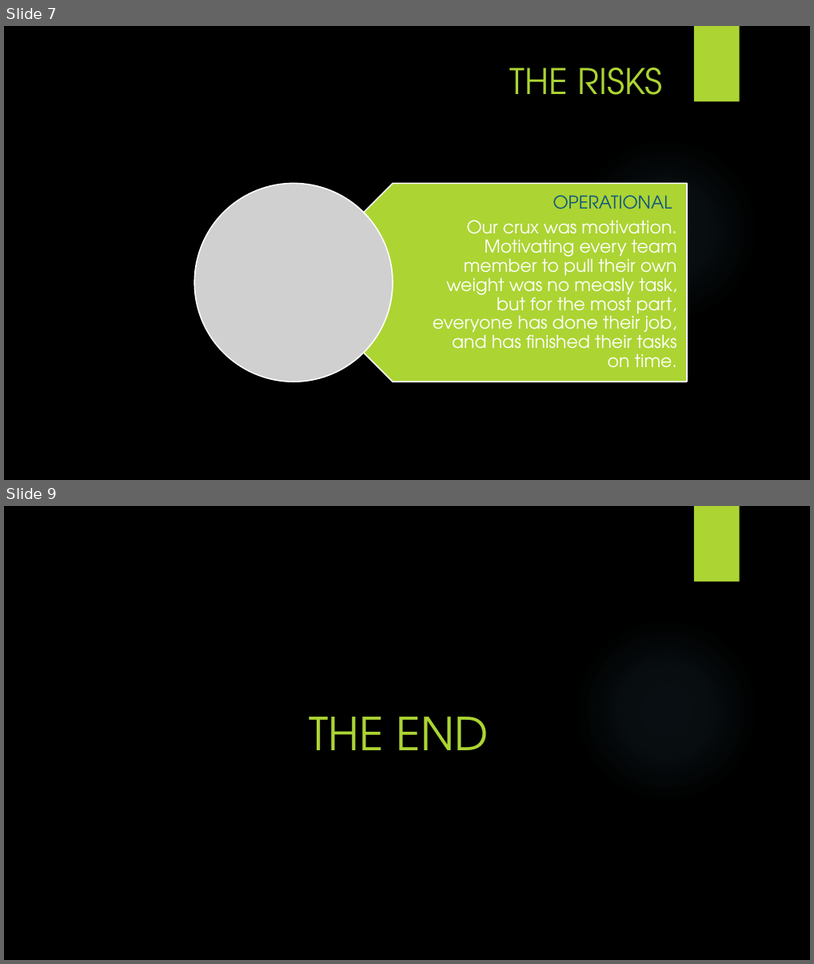
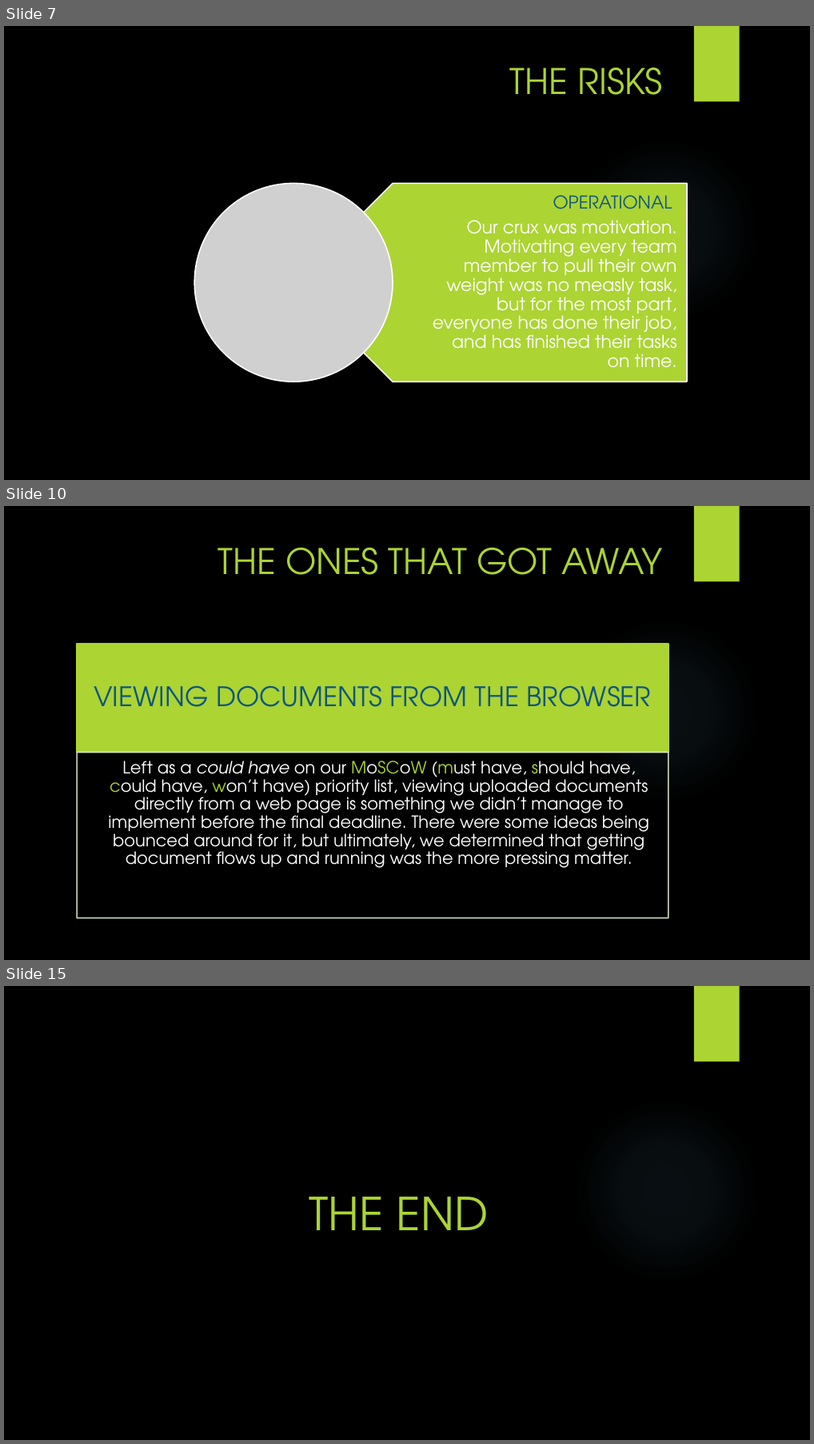
Before and after one commit to paladin952/cwmd, a slide deck: docs/documentation/CWMS.pptx. Shown one above the other, each under a label of ours: slides 7 and 9 before the commit, slides 7, 10 and 15 after it; the slides between them are not shown. The pictures are 814x964 and 814x1444 pixels, drawn with LibreOffice and Linux fonts; fonts in the diff are those of the drawing; grey boxes stand for pictures; background and template pictures are left out. Boxes give left, top, right and bottom in pixels: in the first picture for what was removed or moved away, otherwise in the second. Text is boxed around its words. In the diff, an @@ line names an element or a change of style, - is before the commit and + after.

```diff
--- a/docs/documentation/CWMS.pptx
+++ b/docs/documentation/CWMS.pptx
@@ slide 10 added at (x1=4, y1=506, x2=810, y2=960), background picture (left out); not listed: 2 template elements that a slide beside it also shows @@
@@ title added at (x1=218, y1=548, x2=662, y2=575), 42 pt, text #ACD433 @@
+THE ONES THAT GOT AWAY
@@ group added at (x1=77, y1=644, x2=669, y2=918): 2 rectangles, 2 texts @@
+VIEWING DOCUMENTS FROM THE BROWSER
+  Left as a could have on our MoSCoW (must have, should have, could have, won’t have) priority list, viewing uploaded documents directly from a web page is something we didn’t manage to implement before the final deadline. There were some ideas being bounced around for it, but ultimately, we determined that getting document flows up and running was the more pressing matter.
@@ what was slide 9 is now slide 15 @@
```
Also in this commit, not shown: 1 slide changed, 5 other slides added.
